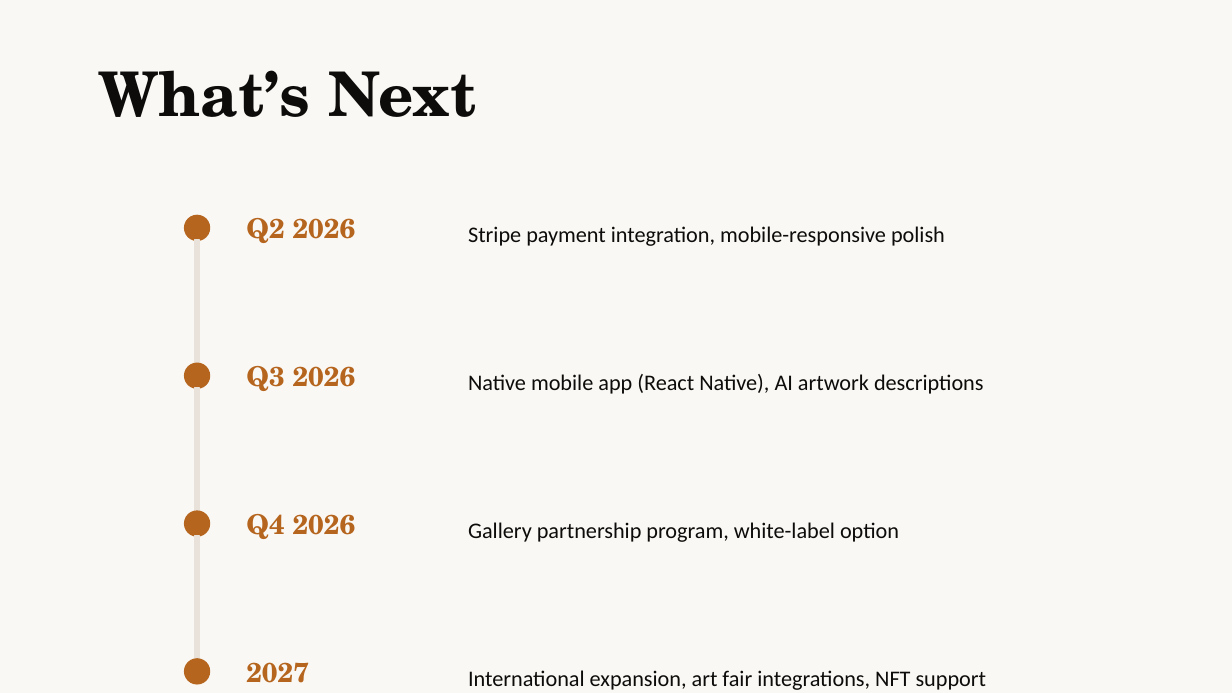
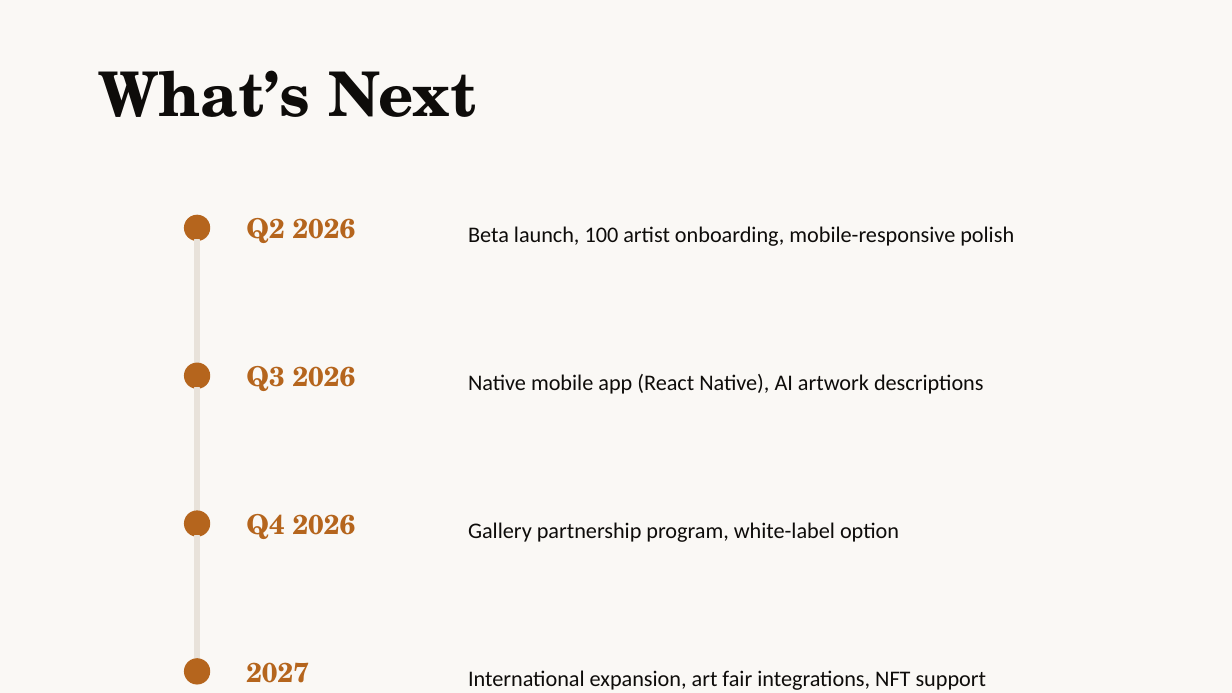
Before and after one commit to Wadjet-7/artistos-mvp, a slide deck: slide 10 of ArtistOS-Pitch-Deck.pptx. Drawn at 1232x693 pixels with LibreOffice and Linux fonts; fonts in the diff are those of the drawing. Boxes give left, top, right and bottom in pixels: in the first picture for what was removed or moved away, otherwise in the second. Text is boxed around its words. In the diff, an @@ line names an element or a change of style, - is before the commit and + after.

```diff
--- a/ArtistOS-Pitch-Deck.pptx
+++ b/ArtistOS-Pitch-Deck.pptx
@@ text at (468,226,1014,246): text changed @@
-Stripe payment integration, mobile-responsive polish
+Beta launch, 100 artist onboarding, mobile-responsive polish
```
Also in this commit, not shown: 7 other slides changed, 10 other files.
